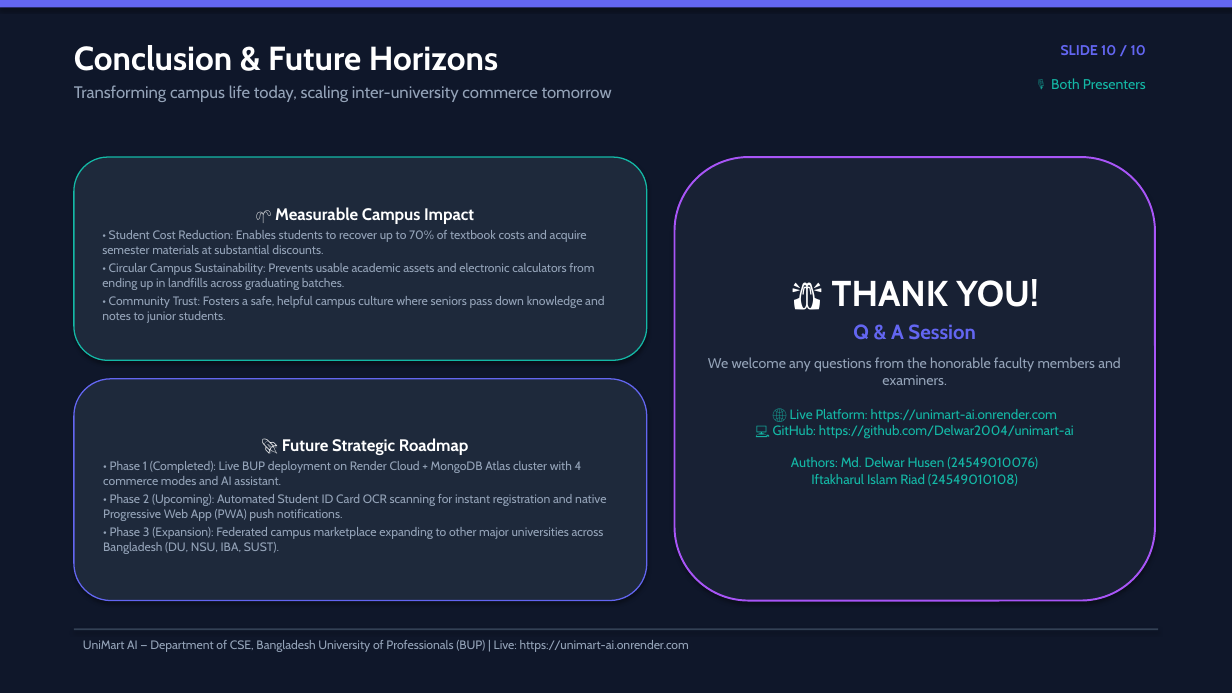
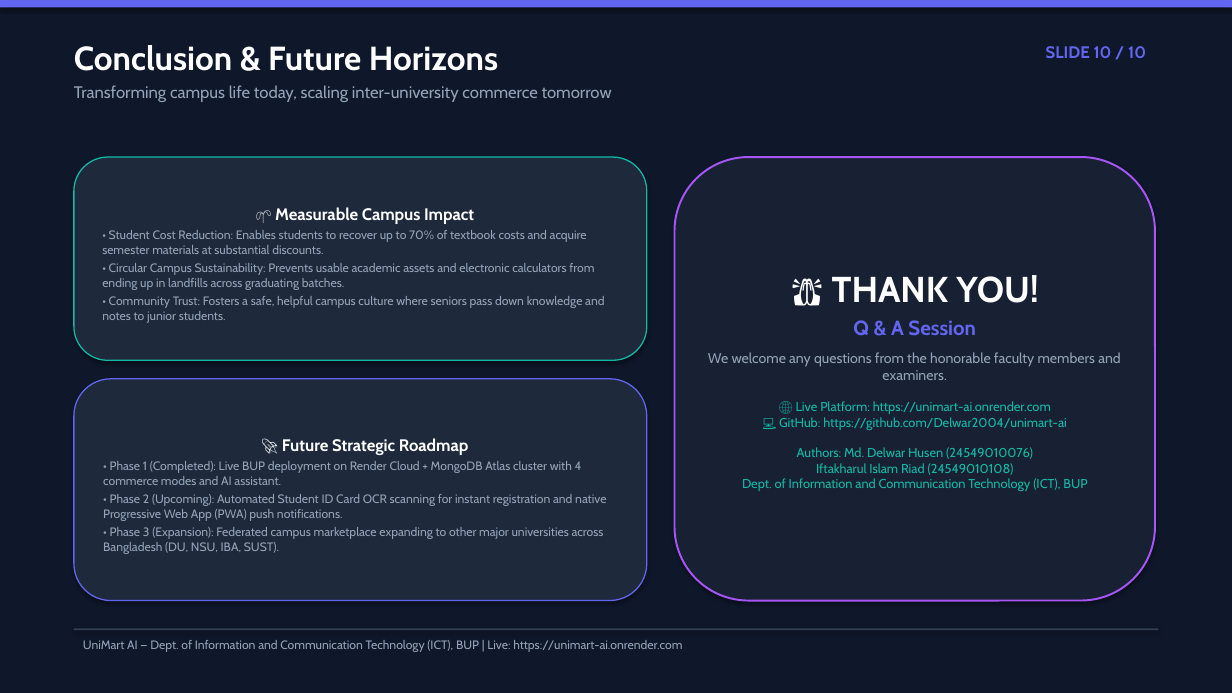
Before and after one commit to Delwar2004/unimart-ai, a slide deck: slide 10 of UniMart_AI_Defense_Presentation.pptx. Drawn at 1232x693 pixels with LibreOffice and Linux fonts; fonts in the diff are those of the drawing. Boxes give left, top, right and bottom in pixels: in the first picture for what was removed or moved away, otherwise in the second. Text is boxed around its words. In the diff, an @@ line names an element or a change of style, - is before the commit and + after.

Commit message:
Update department to ICT and remove presenter names from slide headers

```diff
--- a/UniMart_AI_Defense_Presentation.pptx
+++ b/UniMart_AI_Defense_Presentation.pptx
@@ text "SLIDE 10 / 10" at (1046,46,1146,59): size 11 to 13 pt @@
@@ text at (1051,78,1146,89): paragraph removed @@
-🎙️ Both Presenters
@@ text in rounded rectangle at (742,401,1087,491): text changed; size 10.5 to 10 pt @@
-🌐 Live Platform: https://unimart-ai.onrender.com
-💻 GitHub: https://github.com/Delwar2004/unimart-ai
-Authors: Md. Delwar Husen (24549010076)
-Iftakharul Islam Riad (24549010108)
+🌐 Live Platform: https://unimart-ai.onrender.com
+💻 GitHub: https://github.com/Delwar2004/unimart-ai
+Authors: Md. Delwar Husen (24549010076)
+Iftakharul Islam Riad (24549010108)
+Dept. of Information and Communication Technology (ICT), BUP
@@ text at (83,640,682,652): text changed @@
-UniMart AI — Department of CSE, Bangladesh University of Professionals (BUP) | Live: https://unimart-ai.onrender.com
+UniMart AI — Dept. of Information and Communication Technology (ICT), BUP | Live: https://unimart-ai.onrender.com
```
Also in this commit, not shown: 9 other slides changed, 1 other file.
